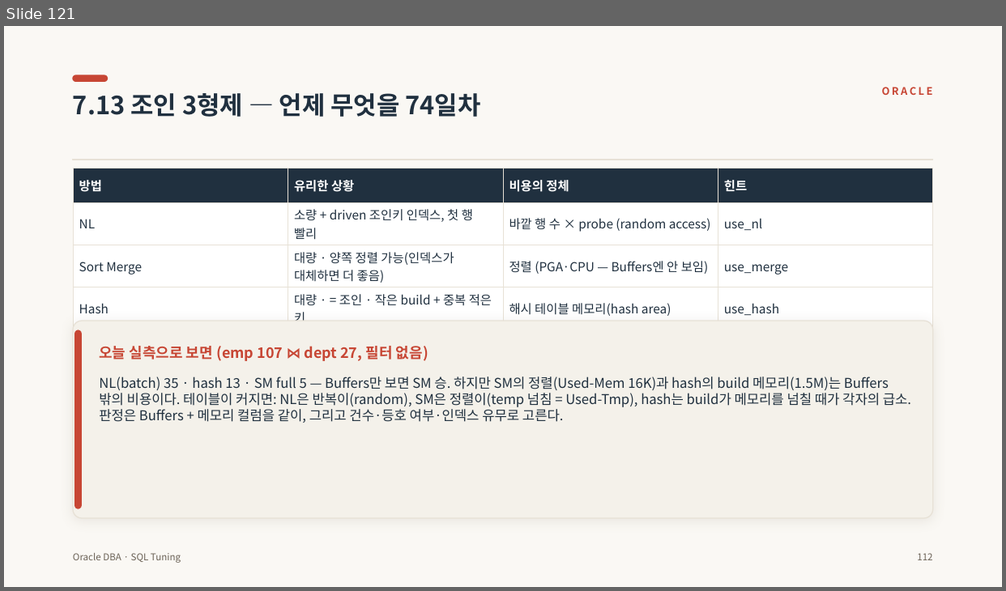
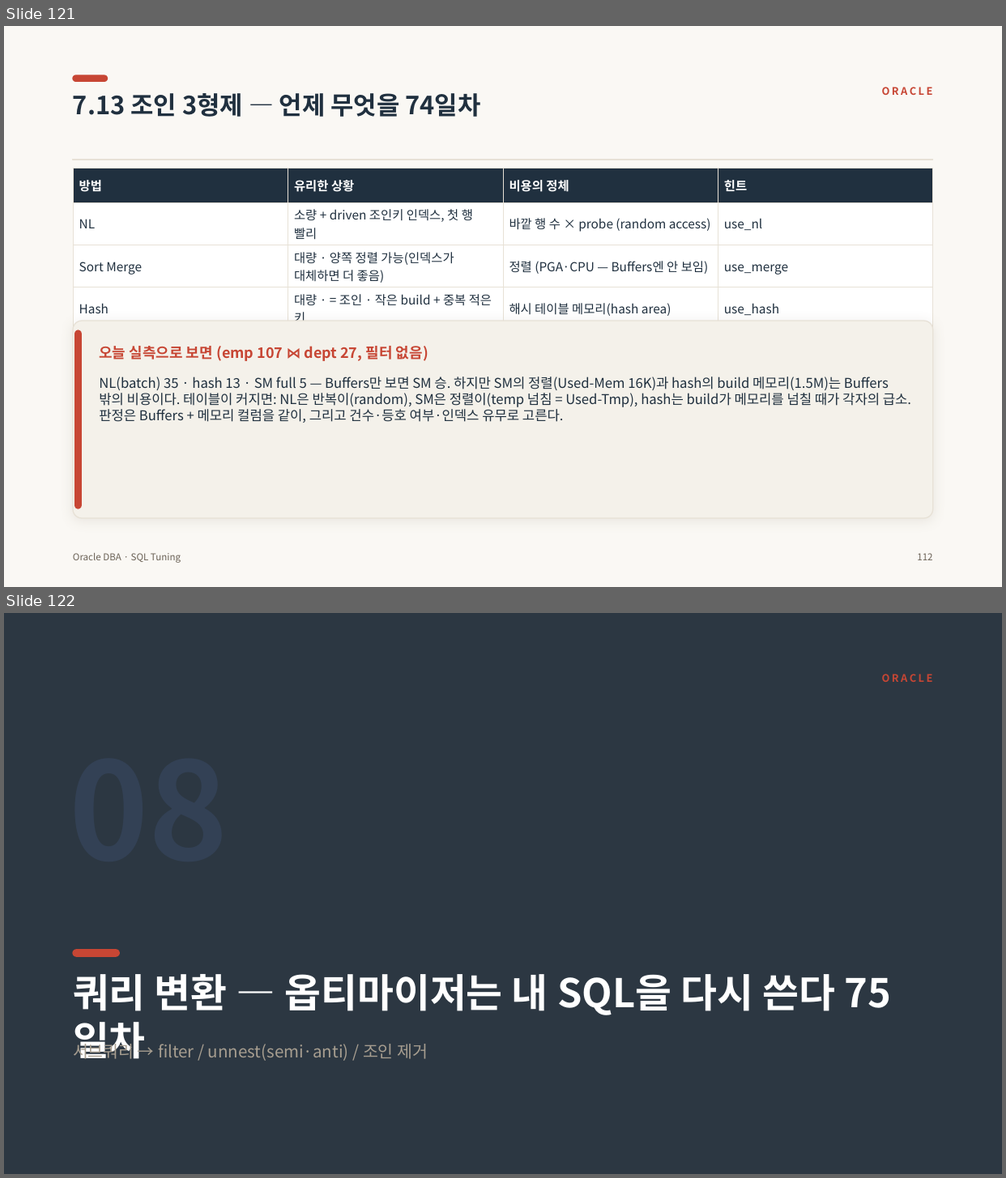
Before and after one commit to jokwangwon/ora-ppt-gen, a slide deck: files/sql_tuning.pptx. Shown one above the other, each under a label of ours: slide 121 before the commit, slides 121 and 122 after it. The pictures are 1006x591 and 1006x1178 pixels, drawn with LibreOffice and Linux fonts; fonts in the diff are those of the drawing. Boxes give left, top, right and bottom in pixels: in the first picture for what was removed or moved away, otherwise in the second. Text is boxed around its words. In the diff, an @@ line names an element or a change of style, - is before the commit and + after.

```diff
--- a/files/sql_tuning.pptx
+++ b/files/sql_tuning.pptx
@@ slide 122 added at bbox=[4, 613, 1002, 1174], background #2C3742 @@
@@ text added at bbox=[882, 674, 933, 682], 10 pt, text #C74634, bold @@
+ORACLE
@@ rounded rectangle added at bbox=[73, 950, 119, 956], fill #C74634, outline #C74634 1 pt @@
@@ text added at bbox=[73, 974, 835, 1016], 38 pt, text #FFFFFF, bold @@
+쿼리 변환 — 옵티마이저는 내 SQL을 다시 쓴다 75일차
@@ text added at bbox=[73, 1041, 428, 1062], 16 pt, text #A79E90 @@
+서브쿼리 → filter / unnest(semi·anti) / 조인 제거
```
Also in this commit, not shown: 2 slides changed, 9 other slides added, 11 other files.
